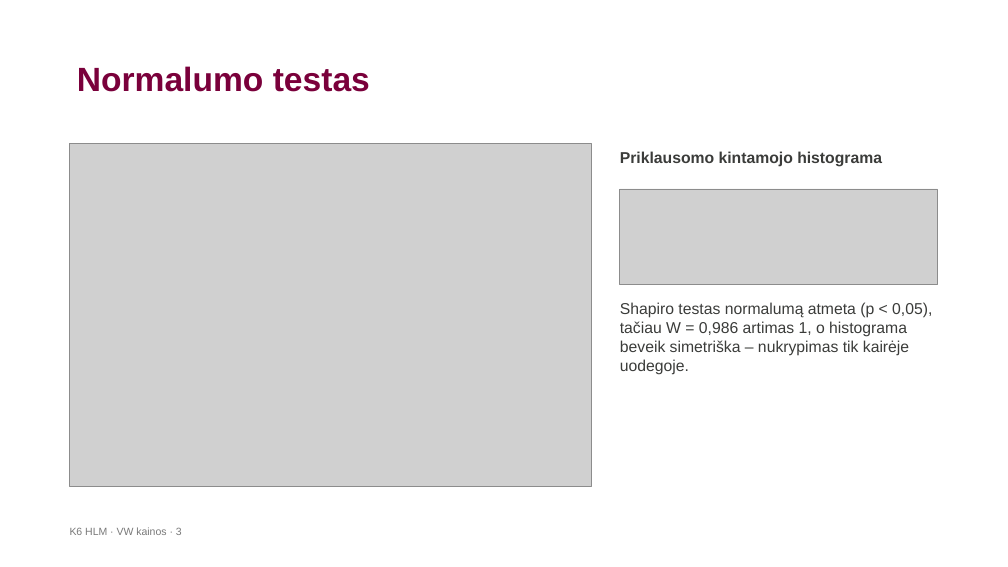
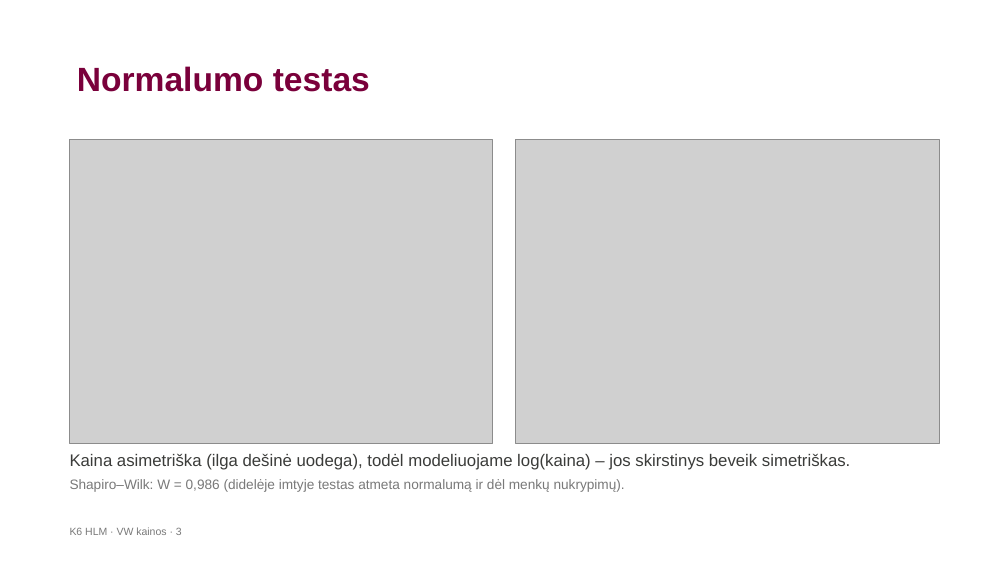
Before and after one commit to LidijaPu/K6, a slide deck: slide 3 of K6_HLM_VW_pristatymas-2.pptx. Drawn at 1008x567 pixels with LibreOffice and Linux fonts; fonts in the diff are those of the drawing; grey boxes stand for pictures; background and template pictures are left out. Boxes give left, top, right and bottom in pixels: in the first picture for what was removed or moved away, otherwise in the second. Text is boxed around its words. In the diff, an @@ line names an element or a change of style, - is before the commit and + after.

```diff
--- a/K6_HLM_VW_pristatymas-2.pptx
+++ b/K6_HLM_VW_pristatymas-2.pptx
@@ picture: place and size @@
-picture at [70, 144, 591, 486]
+picture at [70, 140, 493, 443]
@@ picture added at [516, 140, 939, 443] @@
@@ text removed at [620, 151, 882, 167] @@
-Priklausomo kintamojo histograma
@@ picture removed at [620, 189, 938, 285] @@
@@ text removed at [620, 302, 932, 375] @@
-Shapiro testas normalumą atmeta (p < 0,05), tačiau W = 0,986 artimas 1, o histograma beveik simetriška – nukrypimas tik kairėje uodegoje.
@@ text added at [70, 454, 850, 492], 16 pt, text #3B3C3A @@
+Kaina asimetriška (ilga dešinė uodega), todėl modeliuojame log(kaina) – jos skirstinys beveik simetriškas.
+Shapiro–Wilk: W = 0,986 (didelėje imtyje testas atmeta normalumą ir dėl menkų nukrypimų).
```
Also in this commit, not shown: 5 other slides changed, 1 slide added, 5 slides removed, 4 other files.
